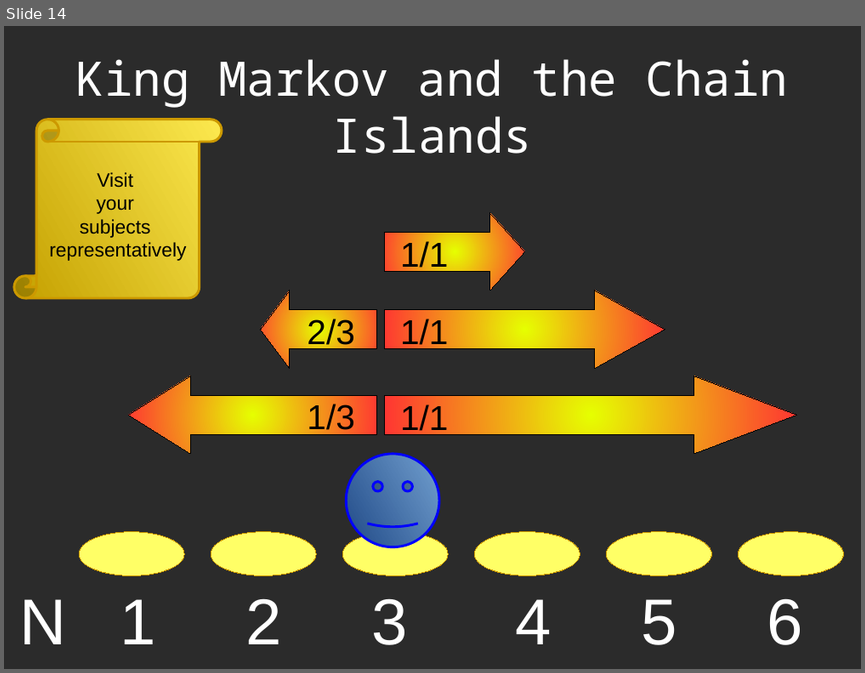
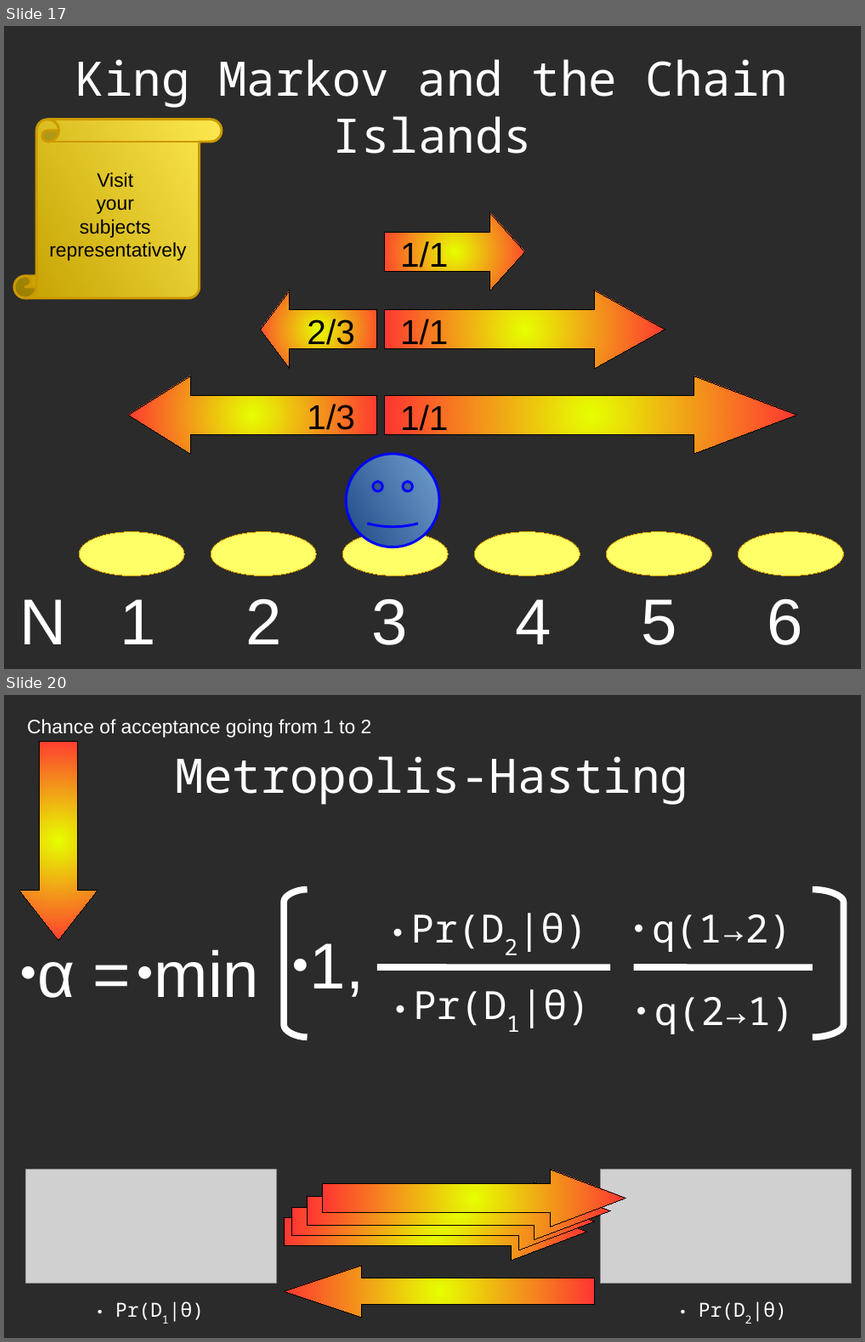
Before and after one commit to richelbilderbeek/Science, a slide deck: Bilderbeek2016Beast/Beast2.odp. Shown one above the other, each under a label of ours: slide 14 before the commit, slides 17 and 20 after it; the slides between them are not shown. The pictures are 865x673 and 865x1342 pixels, drawn with LibreOffice and Linux fonts; fonts in the diff are those of the drawing; grey boxes stand for pictures; background and template pictures are left out; a plain dark background stands for a picture behind light text. Boxes give left, top, right and bottom in pixels: in the first picture for what was removed or moved away, otherwise in the second. Text is boxed around its words. In the diff, an @@ line names an element or a change of style, - is before the commit and + after.

```diff
--- a/Bilderbeek2016Beast/Beast2.odp
+++ b/Bilderbeek2016Beast/Beast2.odp
@@ slide 20 added at (x1=4, y1=695, x2=861, y2=1338), background picture (left out) @@
@@ text added at (x1=27, y1=719, x2=372, y2=737), 18 pt, text #FFFFFF @@
+Chance of acceptance going from 1 to 2
@@ down arrow added at (x1=19, y1=742, x2=98, y2=940), fill gradient #E6FF00 to #FF3333, outline #000000 0 pt @@
@@ title added at (x1=176, y1=756, x2=688, y2=805), 44 pt, text #FFFFFF @@
+Metropolis-Hasting
@@ freeform shape added at (x1=284, y1=890, x2=307, y2=1037), outline #FFFFFF 6.01 pt @@
@@ freeform shape added at (x1=812, y1=890, x2=844, y2=1037), outline #FFFFFF 6.01 pt @@
@@ text added at (x1=411, y1=913, x2=587, y2=952), 36 pt, text #FFFFFF @@
+● Pr(D2|θ)
@@ text added at (x1=652, y1=914, x2=792, y2=952), 36 pt, text #FFFFFF @@
+● q(1→2)
@@ text added at (x1=154, y1=949, x2=259, y2=997), 60 pt, text #FFFFFF @@
+● min
@@ text added at (x1=310, y1=943, x2=364, y2=997), 60 pt, text #FFFFFF @@
+● 1,
@@ text added at (x1=38, y1=962, x2=75, y2=998), 60 pt, text #FFFFFF @@
+● α =
@@ line added from (377, 967) to (610, 967), #FFFFFF 6.01 pt @@
@@ line added from (634, 967) to (812, 967), #FFFFFF 6.01 pt @@
@@ text added at (x1=413, y1=989, x2=590, y2=1028), 36 pt, text #FFFFFF @@
+● Pr(D1|θ)
@@ text added at (x1=654, y1=997, x2=794, y2=1034), 36 pt, text #FFFFFF @@
+● q(2→1)
@@ picture added at (x1=26, y1=1169, x2=276, y2=1283) @@
@@ right arrow added at (x1=323, y1=1169, x2=626, y2=1227), fill gradient #E6FF00 to #FF3333, outline #000000 0 pt @@
@@ picture added at (x1=601, y1=1169, x2=851, y2=1283) @@
@@ right arrow added at (x1=284, y1=1202, x2=587, y2=1260), fill gradient #E6FF00 to #FF3333, outline #000000 0 pt @@
@@ right arrow added at (x1=291, y1=1192, x2=595, y2=1250), fill gradient #E6FF00 to #FF3333, outline #000000 0 pt @@
@@ right arrow added at (x1=307, y1=1182, x2=610, y2=1239), fill gradient #E6FF00 to #FF3333, outline #000000 0 pt @@
@@ right arrow added at (x1=284, y1=1265, x2=595, y2=1317), fill gradient #E6FF00 to #FF3333, outline #000000 0 pt @@
@@ text added at (x1=115, y1=1301, x2=204, y2=1321), 18 pt, text #FFFFFF @@
+● Pr(D1|θ)
@@ text added at (x1=698, y1=1301, x2=787, y2=1321), 18 pt, text #FFFFFF @@
+● Pr(D2|θ)
@@ what was slide 14 is now slide 17 @@
```
Also in this commit, not shown: 1 slide changed, 5 other slides added, 3 slides removed, 3 other files.
